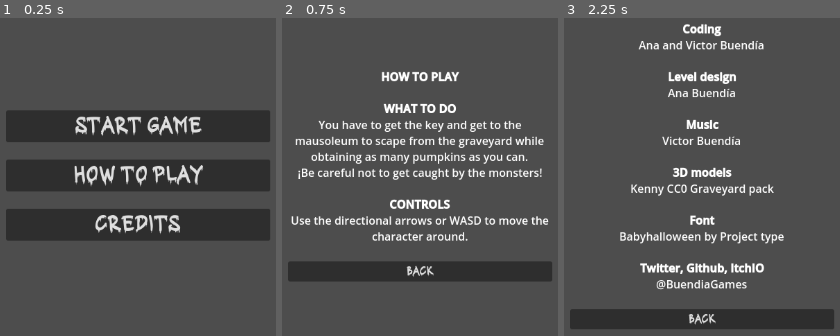
Above: before the commit, frames 1-3 (left to right).
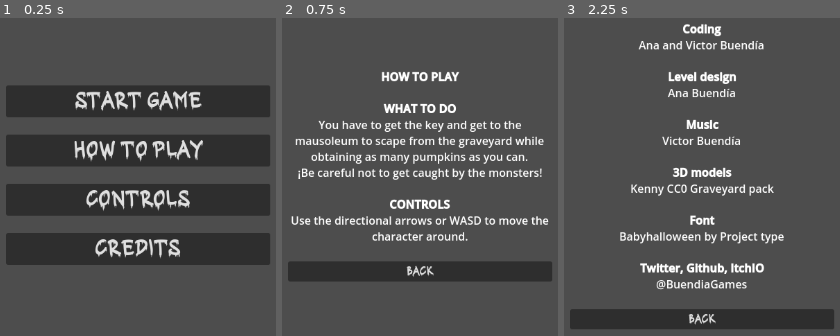
Above: after the commit, the same moments.

Repository: BuendiaGames/SpookyComecocos
Game: Godot game, scene res://core/menu/mainmenu.tscn
The game is run twice, just before and just after one commit, with the same random seed, the same clock (stepped at 60 frames per second) and the same inputs.
Inputs:
- Up to frame 1 (0.25 s): no input
- Up to frame 2 (0.75 s): click "how to play" at 0.5 s
- Up to frame 3 (2.25 s): click "Back" at 1.25 s; click "Credits" at 2 s

The runs differ from the first frame. In frame 1, 39% of the frame differs, in the area x 2-98%, y 21-78%; in frame 2, nothing differs; in frame 3, nothing differs.

Commit message:
Añado joystick

Diff:
--- a/core/globals/GameManager.gd
+++ b/core/globals/GameManager.gd
@@ -4,6 +4,8 @@
 var collected_pumpkins = 0
 var ui = null
 var tiempo = 0
+
+var joystick_activado = false
 
 #Escena actual. Tendra que ser el menu. #TODO
 var current_scene = null
@@ -24,6 +26,7 @@
 
 	set_process(false)
 	set_physics_process(false)
+
 
 func play_sound(sound):
 	if sound != currentsfx:
--- a/core/levels/nivel1.tscn
+++ b/core/levels/nivel1.tscn
@@ -1,5 +1,6 @@
-[gd_scene load_steps=125 format=3 uid="uid://biibogixogake"]
-
+[gd_scene load_steps=127 format=3 uid="uid://biibogixogake"]
+
+[ext_resource type="Script" path="res://core/levels/nivel_1.gd" id="1_8sl2f"]
 [ext_resource type="PackedScene" uid="uid://ftboyhub4agj" path="res://3dmodels/iron-fence-border.glb" id="1_oyn0n"]
 [ext_resource type="PackedScene" uid="uid://cc4acm4ynfxt7" path="res://3dmodels/iron-fence-border-curve.glb" id="2_wgod8"]
 [ext_resource type="PackedScene" uid="uid://bhx7gr4poe1vx" path="res://3dmodels/altar-stone.glb" id="3_5hdl6"]
@@ -55,6 +56,7 @@
 [ext_resource type="PackedScene" uid="uid://62yf7c7xapgl" path="res://core/characters/ghost/ghost.tscn" id="53_4va81"]
 [ext_resource type="PackedScene" uid="uid://b6jhmxs5usgca" path="res://core/characters/zombi/zombi.tscn" id="54_w4a4b"]
 [ext_resource type="PackedScene" uid="uid://brracca53ddlb" path="res://core/characters/skeleton/skeleton.tscn" id="55_kjagl"]
+[ext_resource type="PackedScene" uid="uid://clinfnq632qae" path="res://ui/touch_controls.tscn" id="56_woiv0"]
 
 [sub_resource type="BoxShape3D" id="BoxShape3D_febsr"]
 size = Vector3(2.4336, 1, 5.89072)
@@ -270,6 +272,7 @@
 point_count = 20
 
 [node name="Node3D" type="Node3D"]
+script = ExtResource("1_8sl2f")
 
 [node name="escenario" type="Node3D" parent="."]
 
@@ -3435,3 +3438,13 @@
 
 [node name="skeleto6" parent="Node3D" instance=ExtResource("55_kjagl")]
 transform = Transform3D(1, 0, 0, 0, 1, 0, 0, 0, 1, 2.47065, 0, 20.9603)
+
+[node name="Control" type="Control" parent="."]
+layout_mode = 3
+anchors_preset = 0
+offset_right = 40.0
+offset_bottom = 40.0
+
+[node name="TouchControls" parent="Control" instance=ExtResource("56_woiv0")]
+process_mode = 3
+visible = false
--- /dev/null
+++ b/core/levels/nivel_1.gd
@@ -0,0 +1,15 @@
+extends Node3D
+
+
+# Called when the node enters the scene tree for the first time.
+func _ready() -> void:
+	if GameManager.joystick_activado:
+		$Control/TouchControls.show()
+	else:
+		$Control/TouchControls.hide()
+	pass # Replace with function body.
+
+
+# Called every frame. 'delta' is the elapsed time since the previous frame.
+func _process(delta: float) -> void:
+	pass
--- a/core/menu/mainmenu.gd
+++ b/core/menu/mainmenu.gd
@@ -21,6 +21,8 @@
 	$backgroundtext/columns/center/start.hide()
 	$backgroundtext/columns/center/credits.hide()
 	$backgroundtext/columns/center/howtoplay.hide()
+	$backgroundtext/columns/center/controls.hide()
+	$backgroundtext/columns/center/activ_joystick.hide()
 
 	$backgroundtext/columns/center/credits_text.show()
 	$backgroundtext/columns/center/back.show()
@@ -32,11 +34,15 @@
 	$backgroundtext/columns/center/start.show()
 	$backgroundtext/columns/center/credits.show()
 	$backgroundtext/columns/center/howtoplay.show()
+	$backgroundtext/columns/center/controls.show()
 
 
 	$backgroundtext/columns/center/credits_text.hide()
 	$backgroundtext/columns/center/howtoplay_text.hide()
 	$backgroundtext/columns/center/back.hide()
+	$backgroundtext/columns/center/controls_text.hide()
+	$backgroundtext/columns/center/controls_text2.hide()
+	$backgroundtext/columns/center/activ_joystick.hide()
 
 
 
@@ -48,7 +54,43 @@
 	$backgroundtext/columns/center/start.hide()
 	$backgroundtext/columns/center/credits.hide()
 	$backgroundtext/columns/center/howtoplay.hide()
+	$backgroundtext/columns/center/controls.hide()
+	$backgroundtext/columns/center/activ_joystick.hide()
+
 
 	$backgroundtext/columns/center/howtoplay_text.show()
 	$backgroundtext/columns/center/back.show()
 	pass # Replace with function body.
+
+
+func _on_controls_pressed() -> void:
+	$backgroundtext/columns/center/start.hide()
+	$backgroundtext/columns/center/credits.hide()
+	$backgroundtext/columns/center/howtoplay.hide()
+	$backgroundtext/columns/center/controls.hide()
+
+	$backgroundtext/columns/center/controls_text.show()
+	$backgroundtext/columns/center/controls_text2.show()
+
+	$backgroundtext/columns/center/activ_joystick.show()
+	$backgroundtext/columns/center/back.show()
+	pass # Replace with function body.
+
+
+func _on_activ_joystick_pressed() -> void:
+	var texto = "Joystick is currently deactivated."
+	var texto_boton = "Activate joystick"
+
+	GameManager.joystick_activado = !GameManager.joystick_activado
+
+	if GameManager.joystick_activado:
+		texto = "Joystick is currently activated."
+		texto_boton = "Deactivate joystick"
+	else:
+		texto = "Joystick is currently deactivated."
+		texto_boton = "Activate joystick"
+
+	$backgroundtext/columns/center/controls_text2.text = texto
+	$backgroundtext/columns/center/activ_joystick.text = texto_boton
+
+	pass # Replace with function body.
--- a/core/menu/mainmenu.tscn
+++ b/core/menu/mainmenu.tscn
@@ -50,11 +50,40 @@
 theme_override_font_sizes/font_size = 30
 text = "how to play"
 
+[node name="controls" type="Button" parent="backgroundtext/columns/center"]
+layout_mode = 2
+theme_override_fonts/font = ExtResource("2_fyu4g")
+theme_override_font_sizes/font_size = 30
+text = "CONTROLS"
+
 [node name="credits" type="Button" parent="backgroundtext/columns/center"]
 layout_mode = 2
 theme_override_fonts/font = ExtResource("2_fyu4g")
 theme_override_font_sizes/font_size = 30
 text = "Credits"
+
+[node name="controls_text" type="RichTextLabel" parent="backgroundtext/columns/center"]
+visible = false
+layout_mode = 2
+bbcode_enabled = true
+text = "[center][b]Controls[/b]
+
+Press the button to activate or deactivate the joystick on screen."
+fit_content = true
+
+[node name="controls_text2" type="RichTextLabel" parent="backgroundtext/columns/center"]
+visible = false
+layout_mode = 2
+bbcode_enabled = true
+text = "Joystick is currently deactivated."
+fit_content = true
+
+[node name="activ_joystick" type="Button" parent="backgroundtext/columns/center"]
+visible = false
+layout_mode = 2
+theme_override_fonts/font = ExtResource("2_fyu4g")
+theme_override_font_sizes/font_size = 30
+text = "Activate joystick"
 
 [node name="credits_text" type="RichTextLabel" parent="backgroundtext/columns/center"]
 visible = false
@@ -108,5 +137,7 @@
 
 [connection signal="pressed" from="backgroundtext/columns/center/start" to="." method="_on_start_pressed"]
 [connection signal="pressed" from="backgroundtext/columns/center/howtoplay" to="." method="_on_howtoplay_pressed"]
+[connection signal="pressed" from="backgroundtext/columns/center/controls" to="." method="_on_controls_pressed"]
 [connection signal="pressed" from="backgroundtext/columns/center/credits" to="." method="_on_credits_pressed"]
+[connection signal="pressed" from="backgroundtext/columns/center/activ_joystick" to="." method="_on_activ_joystick_pressed"]
 [connection signal="pressed" from="backgroundtext/columns/center/back" to="." method="_on_back_pressed"]
--- a/project.godot
+++ b/project.godot
@@ -54,6 +54,11 @@
 ]
 }
 
+[input_devices]
+
+pointing/emulate_touch_from_mouse=true
+pointing/emulate_mouse_from_touch=false
+
 [rendering]
 
 renderer/rendering_method="gl_compatibility"
--- /dev/null
+++ b/ui/touch_controls.tscn
@@ -0,0 +1,10 @@
+[gd_scene load_steps=2 format=3 uid="uid://clinfnq632qae"]
+
+[ext_resource type="PackedScene" path="res://addons/virtual_joystick/virtual_joystick_scene.tscn" id="1_jh7rn"]
+
+[node name="TouchControls" type="CanvasLayer"]
+
+[node name="Virtual Joystick" parent="." instance=ExtResource("1_jh7rn")]
+offset_top = -300.0
+offset_bottom = 0.0
+clampzone_size = 60.0
